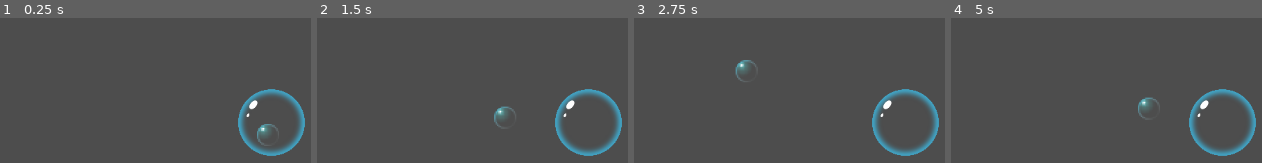
Above: before the commit, frames 1-4 (left to right).
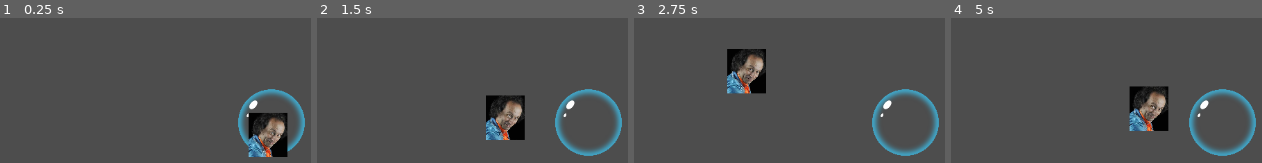
Above: after the commit, the same moments.

Repository: Zodayan/BubbleSurvivor
Game: Godot game, scene res://scenes/game.tscn
The game is run twice, just before and just after one commit, with the same random seed, the same clock (stepped at 60 frames per second) and the same inputs.
Inputs:
- Up to frame 1 (0.25 s): no input
- Up to frame 2 (1.5 s): hold Right (right) 0.53-1.28 s; hold Down (down) from 1.28 s (still down)
- Up to frame 3 (2.75 s): release Down (down) at 2.03 s; hold Right (right) from 2.03 s (still down)
- Up to frame 4 (5 s): release Right (right) at 2.78 s; hold Up (up) 2.78-3.53 s; hold Q (left) from 3.53 s (still down)

The runs differ from the first frame. In frame 1, 3.7% of the frame differs, in the area x 79-93%, y 65-96%; in frame 2, 3.7%; in frame 3, 3.7%; in frame 4, 3.8%, in the area x 57-71%, y 46-78%.

Commit message:
Michel forever

Diff:
--- /dev/null
+++ b/bubblesurvior/scenes/enemy.tscn
@@ -0,0 +1,18 @@
+[gd_scene load_steps=4 format=3 uid="uid://csudlijaslgdg"]
+
+[ext_resource type="Script" path="res://scripts/enemies/enemy.gd" id="1_w2k2d"]
+[ext_resource type="Texture2D" uid="uid://d2c5ay8c22fka" path="res://assets/sprite/Greyscale/16x16/bubble_1.png" id="2_mejkw"]
+
+[sub_resource type="CircleShape2D" id="CircleShape2D_6lcs6"]
+radius = 7.0
+
+[node name="Enemy" type="Area2D"]
+script = ExtResource("1_w2k2d")
+
+[node name="Sprite2D" type="Sprite2D" parent="."]
+texture = ExtResource("2_mejkw")
+
+[node name="CollisionShape2D" type="CollisionShape2D" parent="."]
+shape = SubResource("CircleShape2D_6lcs6")
+
+[connection signal="body_entered" from="." to="." method="_on_body_entered"]
--- a/bubblesurvior/scenes/michel.tscn
+++ b/bubblesurvior/scenes/michel.tscn
@@ -1,16 +1,18 @@
 [gd_scene load_steps=4 format=3 uid="uid://brh4blu4625qq"]
 
 [ext_resource type="Script" path="res://michel.gd" id="1_64ld3"]
-[ext_resource type="Texture2D" uid="uid://dmhhmxesb83i" path="res://assets/sprite/Greyscale/16x16/bubble_2.png" id="2_wilnv"]
+[ext_resource type="Texture2D" uid="uid://dif2hvocbma0t" path="res://assets/sprite/michel.jpg" id="2_4rtfk"]
 
 [sub_resource type="RectangleShape2D" id="RectangleShape2D_mal4w"]
-size = Vector2(70, 32)
+size = Vector2(26, 30)
 
 [node name="Michel" type="Area2D"]
 script = ExtResource("1_64ld3")
 
 [node name="Sprite2D" type="Sprite2D" parent="."]
-texture = ExtResource("2_wilnv")
+position = Vector2(5.96046e-08, 0)
+scale = Vector2(0.133333, 0.133333)
+texture = ExtResource("2_4rtfk")
 
 [node name="CollisionShape2D" type="CollisionShape2D" parent="."]
 shape = SubResource("RectangleShape2D_mal4w")
Binary file added: bubblesurvior/assets/sprite/michel.jpg
Not shown, added: bubblesurvior/assets/sprite/michel.jpg.import
